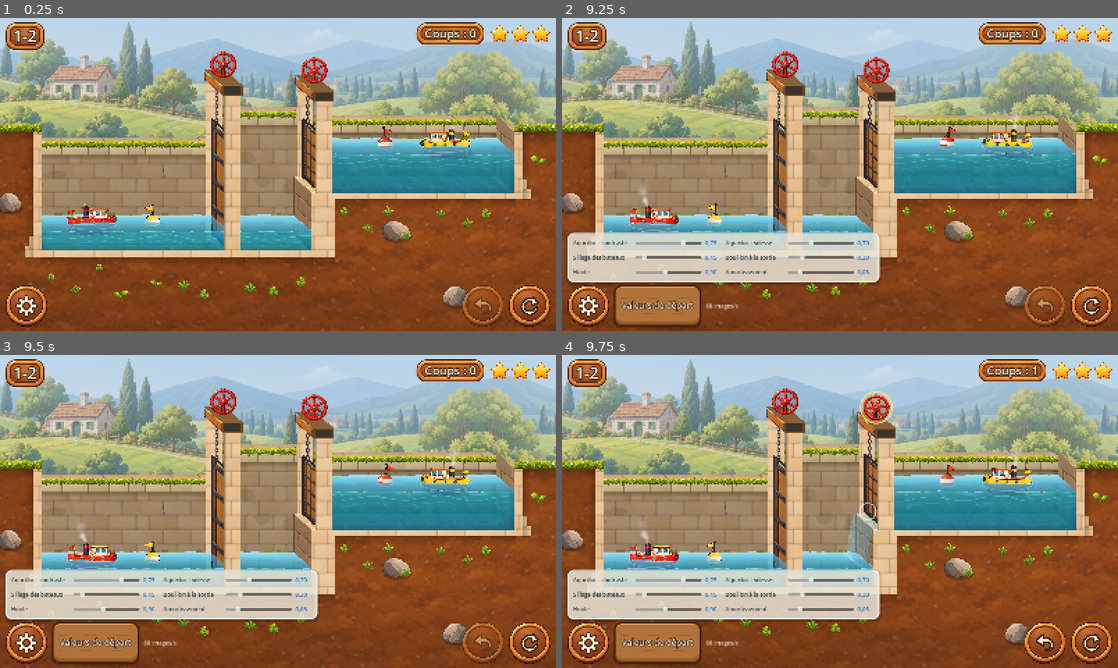
Above: before the commit, frames 1-4 (two rows, left to right).
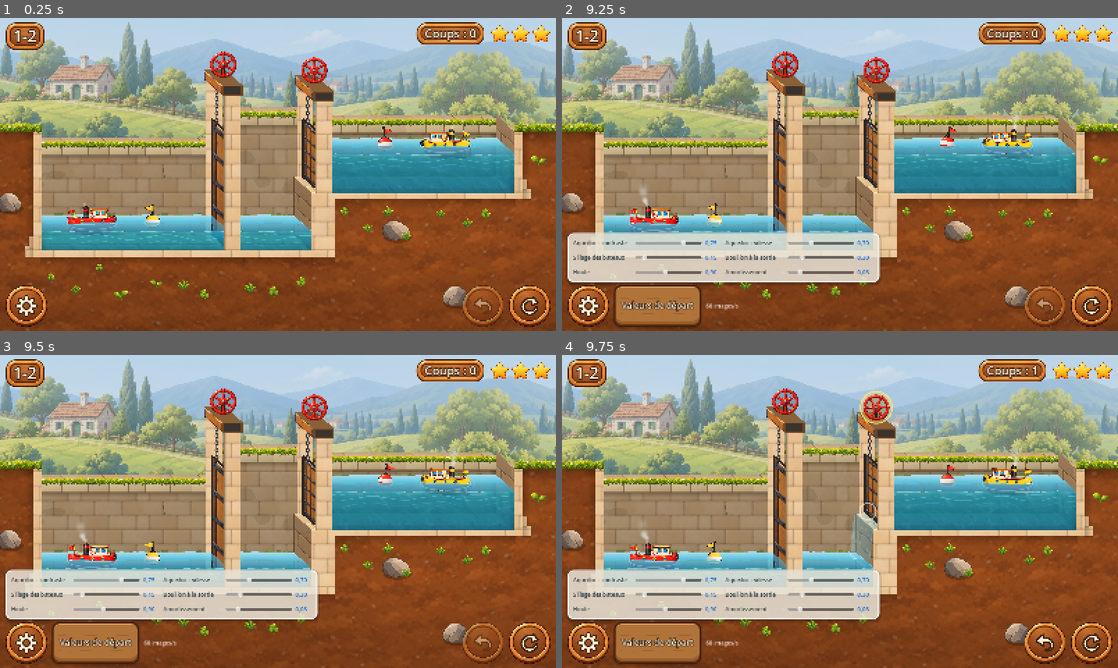
Above: after the commit, the same moments.

Repository: VincentDebaty/station
Game: Godot game, scene res://principal.tscn
Two runs of this game, one before a commit and one after it. Both use one fixed random seed, a clock stepped at 60 frames per second and the inputs below.
Inputs (mouse positions are in pixels of both pictures, inside the frame that each line leads up to):
- Up to frame 1 (0.25 s): no input
- Up to frame 2 (9.25 s): click (1090, 305) at 0.5 s; click (589, 305) at 1.25 s; click "Valeurs de départ" at 2 s; click (1090, 305) at 2.75 s; click (589, 305) at 3.52 s; click (1090, 305) at 4.25 s; click (589, 305) at 5 s; click "Valeurs de départ" at 5.75 s; click "Valeurs de départ" at 6.5 s; move the mouse to (812, 237) at 7.27 s; click (812, 237) at 7.42 s; drag from (1006, 221) to (812, 237) at 8.02 s; move the mouse to (673, 127) at 8.77 s; click (673, 127) at 8.92 s
- Up to frame 3 (9.5 s): no input
- Up to frame 4 (9.75 s): drag from (867, 511) to (673, 464) at 9.52 s

Frames 1-3 are identical in both runs. In frame 4, 0.3% of the frame differs, in the area x 44-87%, y 12-69%.

Commit message:
Le flux s'accélère vraiment avec l'ouverture, et la cascade grossit avec lui
Vincent : « le flux ne s'accélère pas quand la porte s'ouvre de plus en
plus, cela reste lent et constant ». Le débit était proportionnel à
l'ouverture, et la porte montait lentement : l'effet ne se voyait pas, et la
cascade gardait la même épaisseur.

- Le débit suit le carré de l'ouverture, et la porte tenue monte un peu plus
  vite pendant que l'eau passe (0,28/s) : sur le 1-1, le sas monte de 0,1
  puis 0,3, 0,7, 1,2 unité par seconde, et se remplit en 5 s.
- La cascade suit le débit : un mince filet pâle quand la porte se décolle,
  épaisse et forte quand elle est levée.

Vérifié sur film, deux images par seconde, sur la seconde porte du 1-1.

Co-Authored-By: Claude Opus 5.5 <noreply@anthropic.com>

Diff:
--- a/prototypes/ecluses-godot/canal.gd
+++ b/prototypes/ecluses-godot/canal.gd
@@ -2071,6 +2071,12 @@
 		jt.fente = maxf(po.y_seuil - surf_h, 0.0)
 		jt.origine = Vector2(bord_x, surf_h)
 		if jt.fente < 1.0: jt.force = 0.0
+	if debit_vu.has(i):
+		# la cascade suit le débit : mince et faible quand la porte se décolle,
+		# épaisse et forte quand elle est levée
+		var dv: float = debit_vu[i]
+		jt.force *= lerpf(0.35, 1.0, dv)
+		jt.fente = maxf(jt.fente * lerpf(0.12, 1.0, sqrt(dv)), minf(jt.fente, 4.0))
 	jt.surface_bas = eaux[l].hauteur_a(x + sens * 60.0)
 	jt.fond_bas = eaux[l].fond_y
 	if jt.force <= 0.03: return
@@ -2647,6 +2653,9 @@
 # elle reste DUREE_BULLE secondes, puis s'efface.
 const DUREE_BULLE := 3.5
 var _bulles := {}       # bateau -> [quoi, instant d'apparition]
+# Au doigt maintenu : la part du débit d'une porte, de 0,05 (elle se décolle)
+# à 1 (levée) ; la cascade s'épaissit et forcit avec elle.
+var debit_vu := {}
 func montrer_bulle(k: int, quoi: String) -> void:
 	_bulles[k] = [quoi, _t]
 
--- a/prototypes/ecluses-godot/principal.gd
+++ b/prototypes/ecluses-godot/principal.gd
@@ -57,7 +57,7 @@
 # (en 1,2 s) ; tant que l'eau passe, lentement (l'eau pousse contre le
 # vantail), et elle accélère à mesure que les niveaux se rejoignent.
 const VITESSE_LIBRE := 0.85      # par seconde, eaux égales
-const VITESSE_POUSSEE := 0.2     # par seconde, sous une forte différence
+const VITESSE_POUSSEE := 0.28    # par seconde, sous une forte différence
 const ECART_LIBRE := 0.5         # en dessous de cet écart (unités), on accélère
 # L'eau qui passe sous la porte : un volume par seconde, qui ne ralentit qu'à
 # la fin, quand il reste moins de 0,6 unité d'écart. (D'abord une part fixe
@@ -66,11 +66,11 @@
 # rapidement ».)
 # Le débit croît avec l'ouverture de la porte (Vincent : « le flux doit
 # s'accélérer au fur et à mesure que la porte s'ouvre ») : un filet quand
-# elle se décolle, de plus en plus d'eau à mesure qu'elle monte. Sur le 1-1,
-# le sas monte de 0,16 puis 0,35, 0,53, 0,72, 0,9 unité par seconde, et se
-# remplit en 6 s.
-const DEBIT := 2.0
-var _coule := false       # de l'eau passe sous une porte : ni bulle, ni main   # le sablier : laisser passer un coup (glace qui fond, marée, orage)
+# elle se décolle, de plus en plus d'eau à mesure qu'elle monte (au carré de
+# l'ouverture). Sur le 1-1, le sas monte de 0,1 puis 0,3, 0,7, 1,2 unité par
+# seconde, et se remplit en 5 s.
+const DEBIT := 2.6
+var _coule := false       # de l'eau passe sous une porte : ni bulle, ni main
 var _pancarte: Pancarte   # le panneau d'éclusier de fin (pancarte.gd)
 var _lab_num: Label
 var _tous := []
@@ -1008,7 +1008,13 @@
 			var tete := absf(a - c)
 			# (une ouverture d'au moins un quart : à peine entrouverte, il faut que
 			# l'eau se voie couler)
-			var q := DEBIT * (0.06 + 0.94 * clampf(_ouv[i], 0.0, 1.0)) * minf(1.0, sqrt(tete / 0.6)) * dt
+			# (au carré de l'ouverture : l'accélération doit se voir, Vincent :
+			# « cela reste lent et constant » avec un débit simplement
+			# proportionnel, la porte montant lentement)
+			var o := clampf(_ouv[i], 0.0, 1.0)
+			var part := 0.05 + 0.95 * o * o
+			canal.debit_vu[i] = part
+			var q := DEBIT * part * minf(1.0, sqrt(tete / 0.6)) * dt
 			var vide := []
 			vide.resize(N["liaisons"].size()); vide.fill(0.0)
 			Moteur.verser(N, etat, i, signf(v) * minf(absf(v), q), vide)
